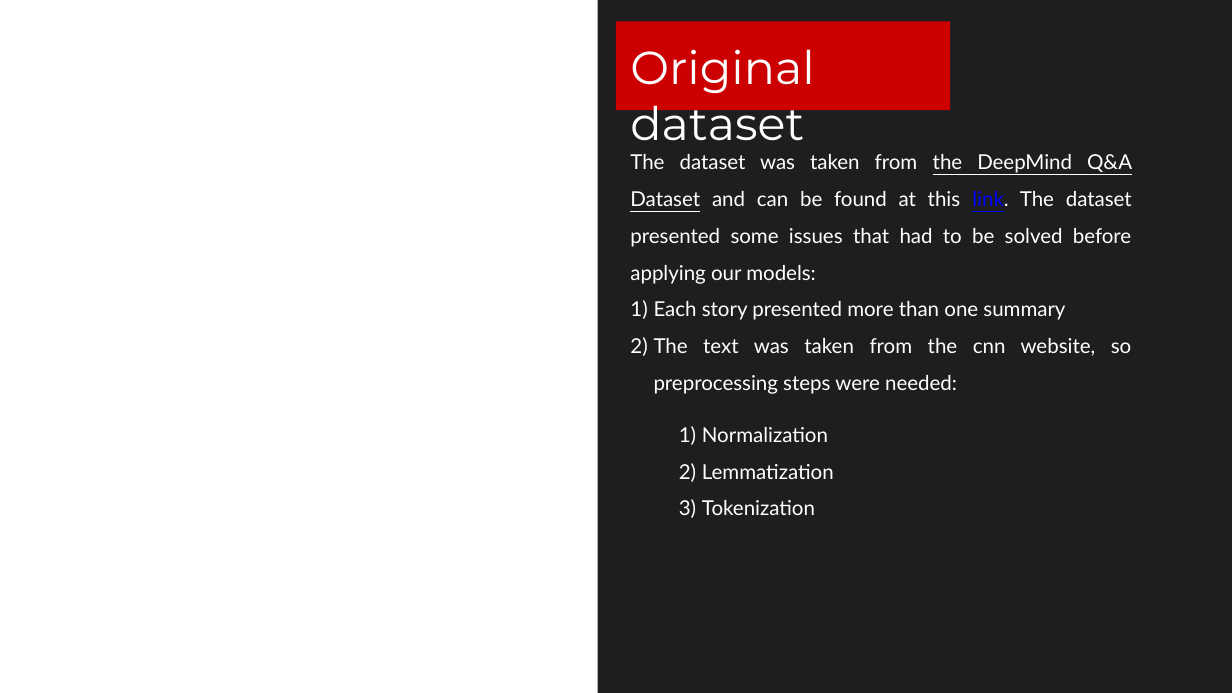
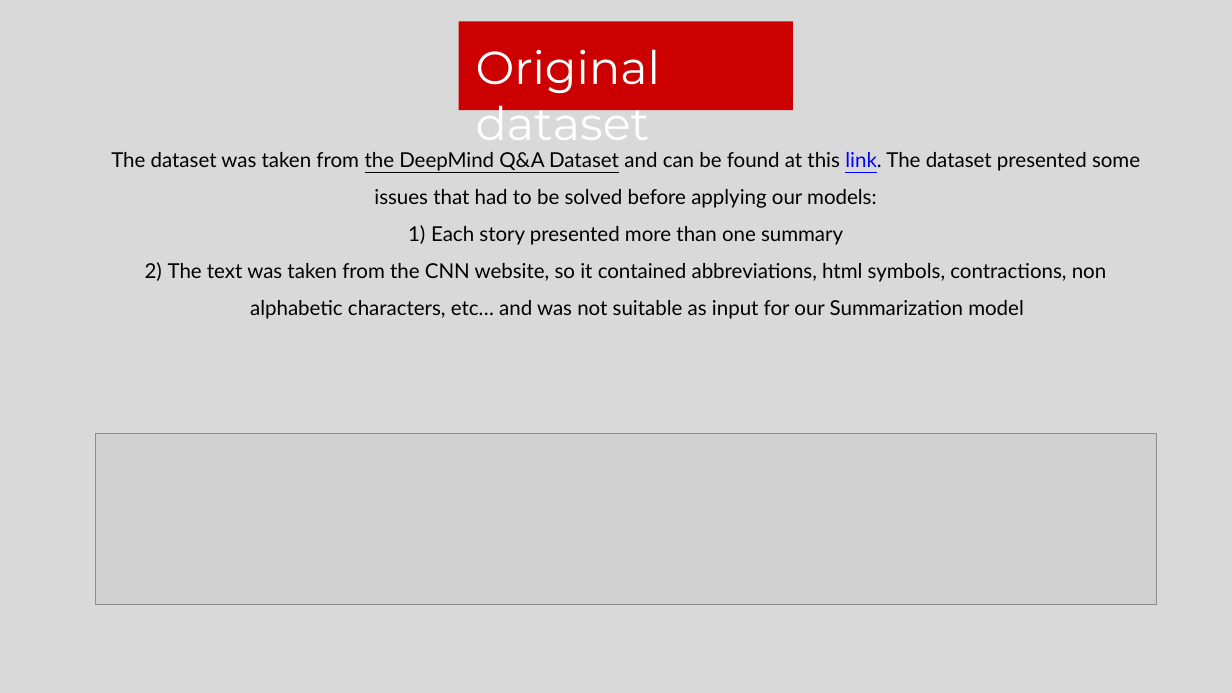
Before and after one commit to federicodeservi/TMS_project, a slide deck: slide 3 of presentation/presentation.pptx. Drawn at 1232x693 pixels with LibreOffice and Linux fonts; fonts in the diff are those of the drawing; grey boxes stand for pictures. Boxes give left, top, right and bottom in pixels: in the first picture for what was removed or moved away, otherwise in the second. Text is boxed around its words. In the diff, an @@ line names an element or a change of style, - is before the commit and + after.

```diff
--- a/presentation/presentation.pptx
+++ b/presentation/presentation.pptx
@@ background #FFFFFF to #D9D9D9 @@
@@ rectangle: place and size @@
-rectangle at (616, 21, 951, 110)
+rectangle at (458, 21, 793, 110)
@@ rectangle removed at (598, 0, 1232, 693) @@
@@ text "Original dataset" rewrapped from (630, 49, 814, 141) to (476, 49, 660, 110) @@
@@ text "The dataset was taken from ...": place and size @@
-text "The dataset was taken from ..." at (630, 154, 1132, 394)
+text "The dataset was taken from ..." at (111, 152, 1140, 319)
@@ text at (111, 152, 1140, 245): text colour #FFFFFF to #000000 in "The dataset was taken from the DeepMind ...", "Each story presented more than one summary"; alignment justified to centre @@
@@ text at (168, 263, 1106, 319): text changed; text colour #FFFFFF to #000000 @@
-2) The text was taken from the cnn website, so preprocessing steps were needed:
+2) The text was taken from the CNN website, so it contained abbreviations, html symbols, contractions, non alphabetic characters, etc… and was not suitable as input for our Summarization model
@@ picture added at (95, 433, 1156, 604) @@
@@ text removed at (702, 427, 834, 515) @@
-1) Normalization
-2) Lemmatization
-3) Tokenization
```
Also in this commit, not shown: 7 other slides changed, 3 slides added, 2 slides removed, 12 other files.
